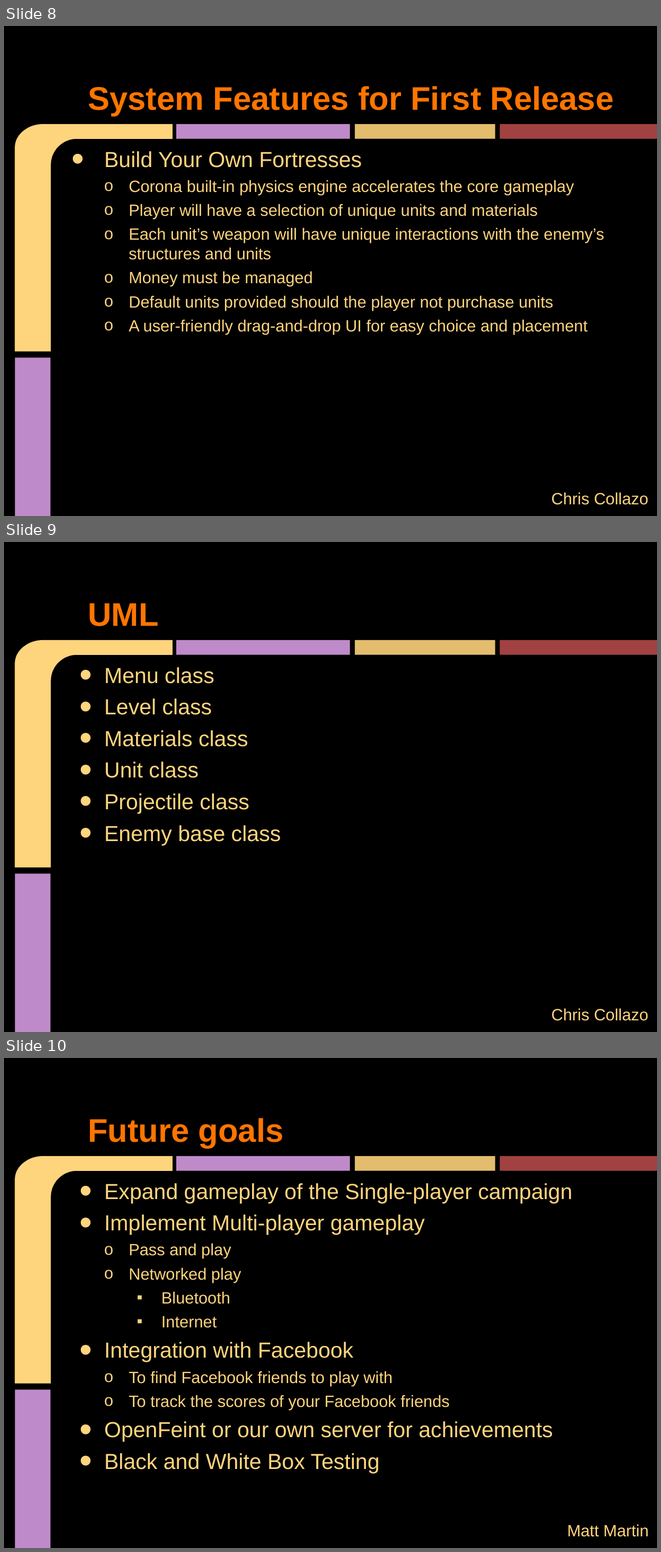
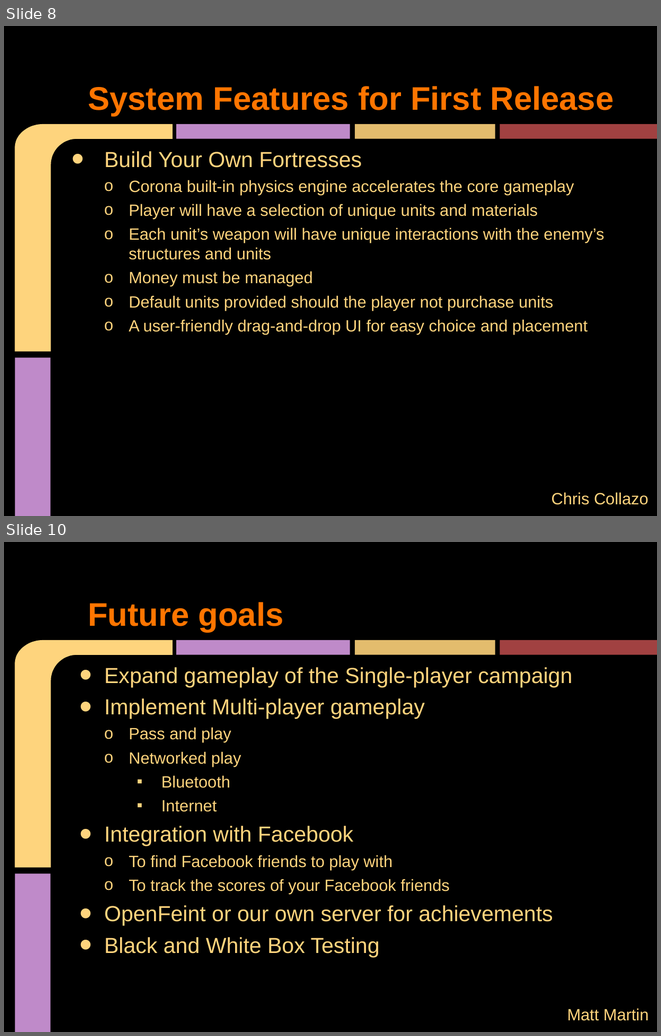
Before and after one commit to xeroequality/Repulsion-Software, a slide deck: Presentation/FirstReleaseFinal.pptx. Shown one above the other, each under a label of ours: slides 8, 9 and 10 before the commit, slides 8 and 10 after it; the slides between them are not shown. The pictures are 661x1552 and 661x1036 pixels, drawn with LibreOffice and Linux fonts; fonts in the diff are those of the drawing. Boxes give left, top, right and bottom in pixels: in the first picture for what was removed or moved away, otherwise in the second. Text is boxed around its words. In the diff, an @@ line names an element or a change of style, - is before the commit and + after.

```diff
--- a/Presentation/FirstReleaseFinal.pptx
+++ b/Presentation/FirstReleaseFinal.pptx
@@ slide 9 removed at (4,542,657,1032), background #000000; not listed: 5 template elements that a slide beside it also shows @@
@@ title removed at (88,603,158,626) @@
-UML
@@ text removed at (104,667,281,845) @@
-• Menu class
-• Level class
-• Materials class
-• Unit class
-• Projectile class
-• Enemy base class
@@ text removed at (551,1008,648,1021) @@
-Chris Collazo
```
Also in this commit, not shown: 1 slide added, 5 other files.
